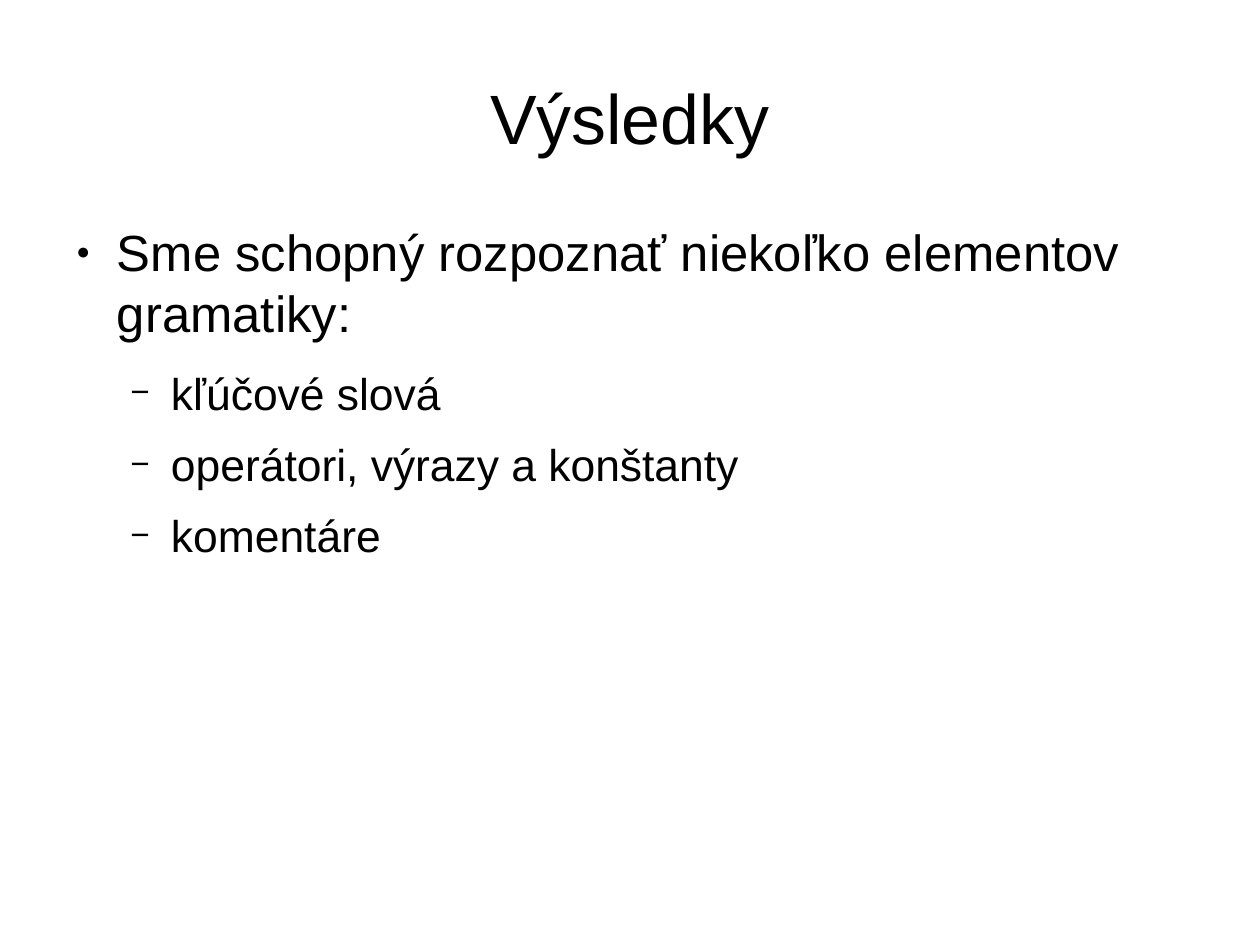
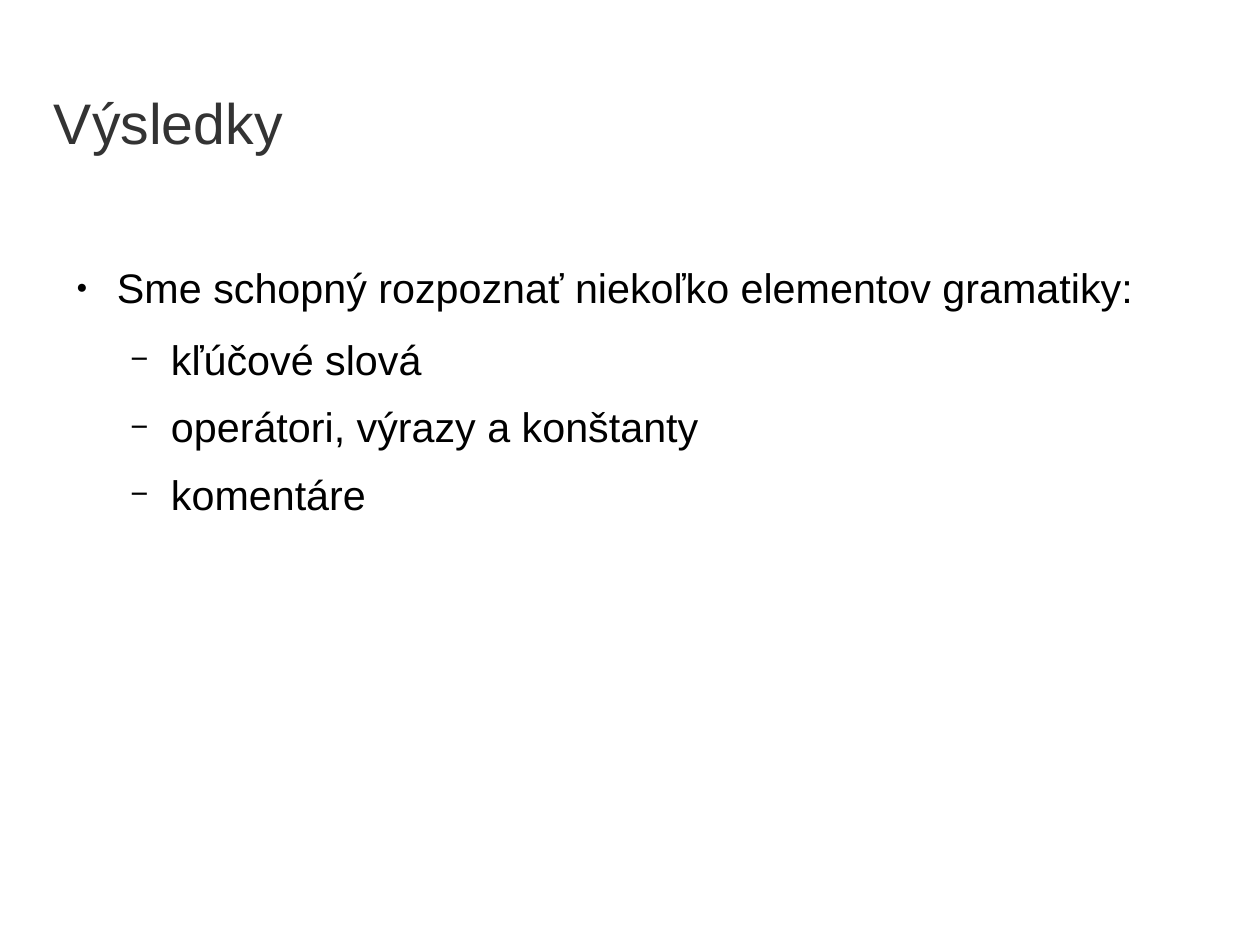
Before and after one commit to yin/syntaxer, a slide deck: slide 30 of obhajoba/bc2014-obhajoba15-prezentacia.odp (slide 5 before the commit). Drawn at 1260x945 pixels with LibreOffice and Linux fonts; fonts in the diff are those of the drawing; background and template pictures are left out. Boxes give left, top, right and bottom in pixels: in the first picture for what was removed or moved away, otherwise in the second. Text is boxed around its words. In the diff, an @@ line names an element or a change of style, - is before the commit and + after.

```diff
--- a/obhajoba/bc2014-obhajoba15-prezentacia.odp
+++ b/obhajoba/bc2014-obhajoba15-prezentacia.odp
@@ title "Výsledky": place and size @@
-title "Výsledky" at box(490, 92, 769, 157)
+title "Výsledky" at box(54, 102, 283, 155)
@@ title "Výsledky" at box(54, 102, 283, 155): size 44 to 36 pt, text colour #000000 to #333333; alignment centre to left @@
@@ text "Sme schopný rozpoznať niekoľko elementov ...": place and size @@
-text "Sme schopný rozpoznať niekoľko elementov ..." at box(117, 233, 1119, 553)
+text "Sme schopný rozpoznať niekoľko elementov ..." at box(117, 272, 1132, 511)
@@ text "Sme schopný rozpoznať niekoľko elementov ..." at box(117, 272, 1132, 511): size 32 to 26 pt in "Sme schopný rozpoznať niekoľko elementov gramatiky:"; size 28 to 26 pt in "kľúčové slová", "operátori, výrazy a konštanty", "komentáre" @@
```
Also in this commit, not shown: 2 other slides changed, 32 slides added, 7 slides removed, 31 other files.
